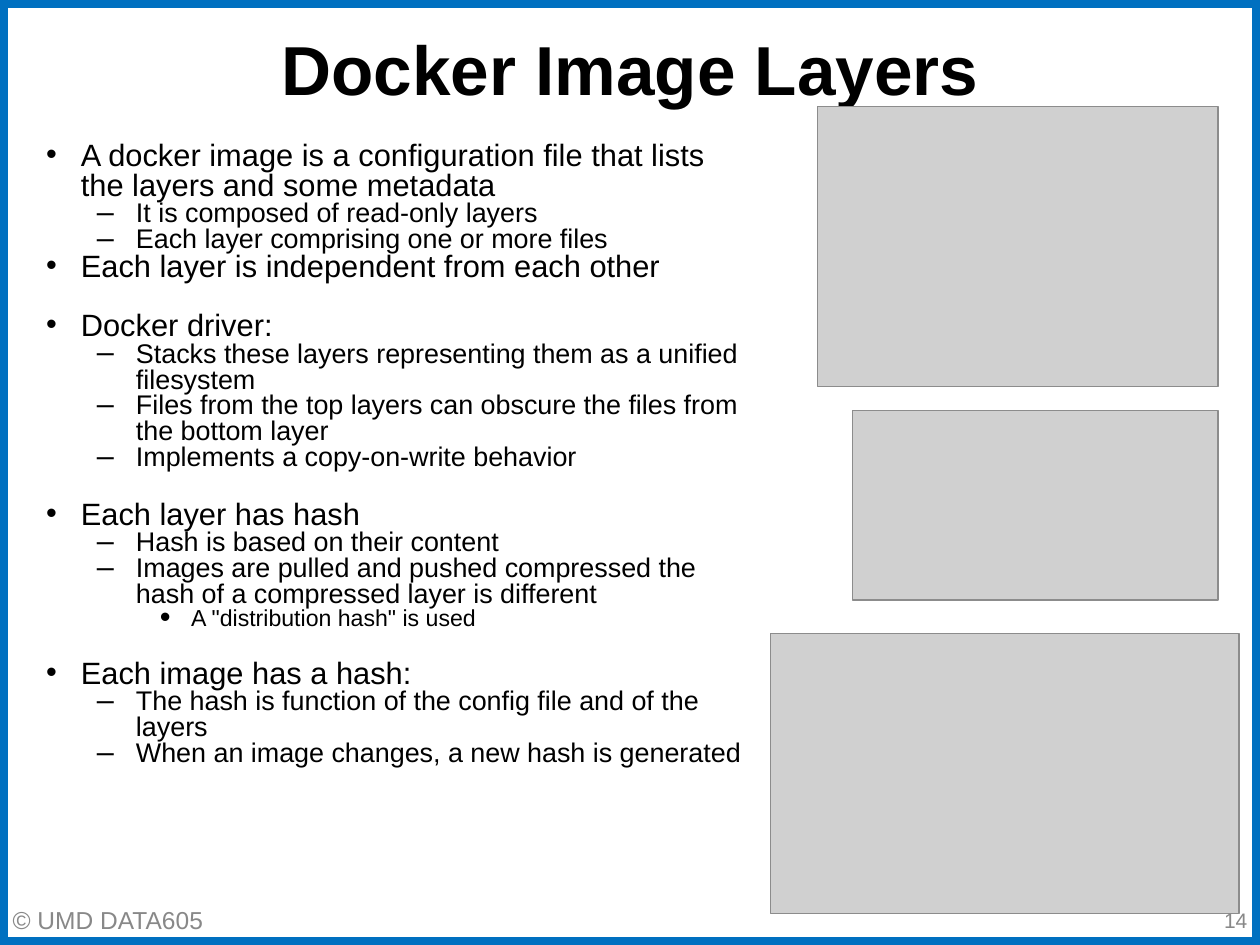
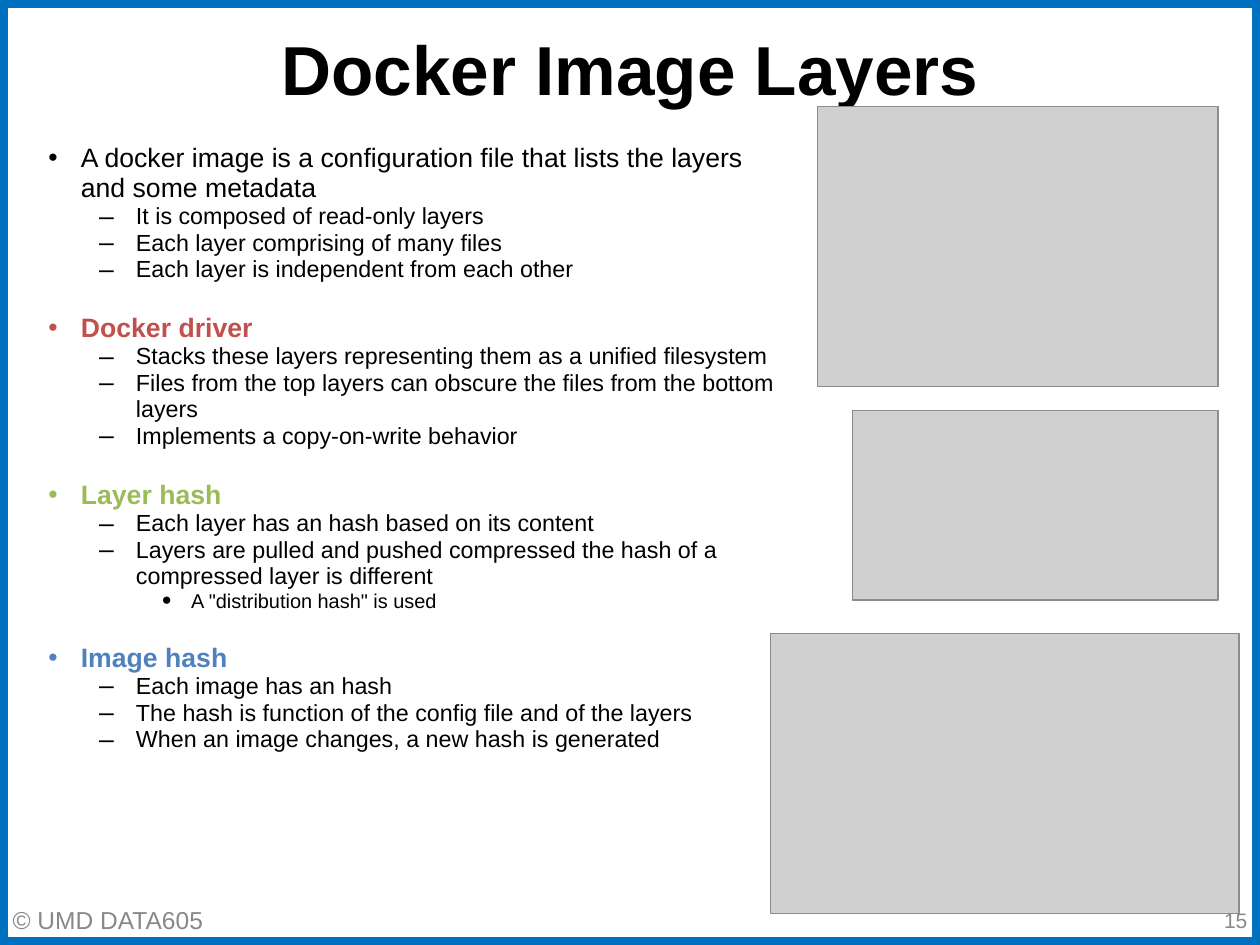
Before and after one commit to gpsaggese/umd_data605, a slide deck: slide 15 of lectures/02.2 - Docker DevOps.pptx (slide 14 before the commit). Drawn at 1260x945 pixels with LibreOffice and Linux fonts; fonts in the diff are those of the drawing; grey boxes stand for pictures. Boxes give left, top, right and bottom in pixels: in the first picture for what was removed or moved away, otherwise in the second. Text is boxed around its words. In the diff, an @@ line names an element or a change of style, - is before the commit and + after.

```diff
--- a/lectures/02.2 - Docker DevOps.pptx
+++ b/lectures/02.2 - Docker DevOps.pptx
@@ text at [81,147,767,752]: size 17.6 to 15.2 pt in "A docker image is a configuration file ..."; size 15.4 to 13.3 pt in "It is composed of read-only layers", "Stacks these layers representing them as a ...", "Implements a copy-on-write behavior", "The hash is function of the config ..." and 1 more places; size 17.6 to 13.3 pt in "Each layer is independent from each other"; size 13.2 to 11.4 pt in "A "distribution hash" is used"; indent changed; line spacing 0.8 to 0.95; bullet • to –; list level 1 to 2 in "Each layer is independent from ..." @@
@@ text at [136,234,502,256]: text changed; size 15.4 to 13.3 pt @@
-  – Each layer comprising one or more files
+  – Each layer comprising of many files
@@ text at [81,317,253,338]: text changed; size 17.6 to 15.2 pt; text colour #000000 to #C0504D; bold on @@
-• Docker driver:
+• Docker driver
@@ text at [136,374,773,422]: text changed; size 15.4 to 13.3 pt @@
-  – Files from the top layers can obscure the files from the bottom layer
+  – Files from the top layers can obscure the files from the bottom layers
@@ text at [81,484,717,589]: text changed; size 15.4 to 13.3 pt @@
-• Each layer has hash
-  – Hash is based on their content
-  – Images are pulled and pushed compressed the hash of a compressed layer is different
+• Layer hash
+  – Each layer has an hash based on its content
+  – Layers are pulled and pushed compressed the hash of a compressed layer is different
@@ text at [81,647,392,699]: text changed; size 17.6 to 13.3 pt @@
-• Each image has a hash:
+• Image hash
+  – Each image has an hash
@@ page number at [1224,911,1247,928]: text changed @@
-14
+15
```
Also in this commit, not shown: 20 other slides changed, 2 slides added, 3 slides removed, 3 other files.
